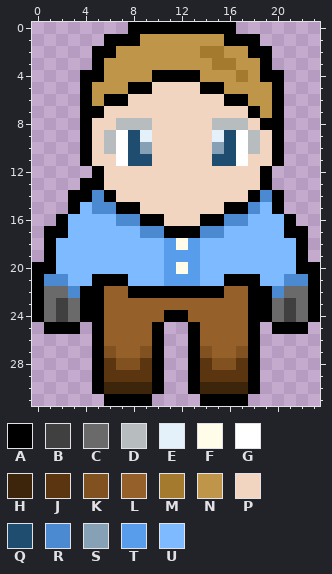
A pixel-art sprite gets an edit: assets/Character1.png. Above is the file before it was changed.
The file is 24x32 pixels.
Palette (. is transparent): A #000000  B #404040  C #6a6a6a  D #b7bcbf  E #e4f0fa  F #fffcea  G #ffffff  H #3d250c  J #5a350f  K #81511f  L #956029  M #a37a2e  N #bf9649  P #f1d5c1  Q #1f4d70  R #4b89d0  S #86a1b6  T #589dec  U #7ebaff
After:
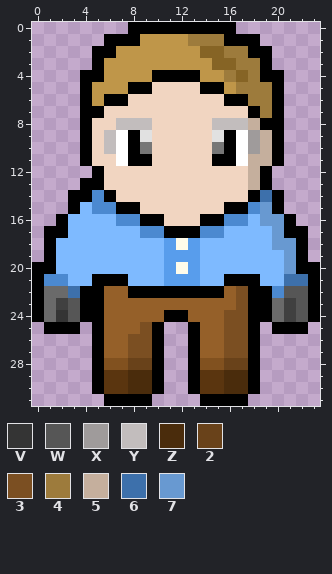
Colours new in this view: V #343434  W #565656  X #9f9b9b  Y #c2bdbd  Z #4a2c0c  2 #69421a  3 #7b4f22  4 #9d7b3c  5 #c5af9d  6 #3d70ab  7 #6899d1
The edit:
@@ palette @@
-E #e4f0fa
+E #e1e1e1
-M #a37a2e
+M #866425
-S #86a1b6
+S #767676
@@ x 0..23 @@
  0 ........AAAAAAAAA.......
- 1 ......AAANNNNNNNAAA.....
- 2 .....AANNNNNNNMMNNAA....
- 3 .....ANNNNNNNNNMMNNA....
- 4 ....AANNNNAAAANNNMNAA...
- 5 ....ANNNAAPPPPAANNNNA...
- 6 ....ANAAPPPPPPPPAANNA...
- 7 ....AAPPPPPPPPPPPPANA...
- 8 ....APPDDDPPPPPDDDPAA...
- 9 ....APDGQEPPPPPEQGDPA...
-10 ....APDGQSPPPPPSQGDPA...
-11 ....APPGQQPPPPPQQGPPA...
-12 .....APPPPPPPPPPPPPA....
-13 ....AAPPPPPPPPPPPPPA....
-14 ...AARAPPPPPPPPPPPARA...
-15 ...AURRAAPPPPPPPAARUA...
-16 ..AUUUURRAAPPPAARRUUUA..
-17 .AAUUUUUURRAAARRUUUUUAA.
-18 .AUUUUUUUUUTFTUUUUUUUUA.
-19 .AUUUUUUUUUTTTUUUUUUUUA.
-20 AAUUUUUUUUUTFTUUUUUUUUAA
-21 ARRUUAAAUUUTTTUUAAAUURRA
-22 ACCRAALLAAAAAAAALLAARCCA
-23 ACBCAALLLLLLLLLLLLAACBCA
-24 ACBCAALLLLLAALLLLLAACBCA
-25 .AAA.ALLLLA..ALLLLA.AAA.
-26 .....ALLLLA..ALLLLA.....
-27 .....AKLLKA..AKLLKA.....
-28 .....AJKKJA..AJKKJA.....
-29 .....AJJJJA..AJJJJA.....
-30 .....AHHHHA..AHHHHA.....
+ 1 ......AAANNNN444AAA.....
+ 2 .....AANNNNNNNMM44AA....
+ 3 .....ANNNNNNNNNMM44A....
+ 4 ....AANNNNAAAANN4M4AA...
+ 5 ....ANNNAAPPPPAAN444A...
+ 6 ....ANAAPPPPPPPPAA44A...
+ 7 ....AAPPPPPPPPPPPPA4A...
+ 8 ....APPYYYPPPPPYYY5AA...
+ 9 ....APYGAEPPPPPEAGX5A...
+10 ....APYGASPPPPPSAGX5A...
+11 ....APPGAAPPPPPAAG55A...
+12 .....APPPPPPPPPPPP5A....
+13 ....AAPPPPPPPPPPPP5A....
+14 ...AARAPPPPPPPPPPPA6A...
+15 ...AURRAAPPPPPPPAAR7A...
+16 ..AUUUURRAAPPPAARRU77A..
+17 .AAUUUUUURRAAARRUUUU7AA.
+18 .AUUUUUUUUUTFTUUUUUU77A.
+19 .AUUUUUUUUUTTTUUUUUUU7A.
+20 AAUUUUUUUUUTFTUUUUUUU7AA
+21 ARRUUAAAUUUTTTUUAAAUU66A
+22 ACC6AALLAAAAAAAAL3AARWWA
+23 ACBWAALLLLLLLLLLL3AACBWA
+24 ACVWAALLLLLAALLL33AACBWA
+25 .AAA.ALLL3A..ALL33A.AAA.
+26 .....ALL33A..ALL33A.....
+27 .....ALL33A..ALL33A.....
+28 .....AKK22A..AKK22A.....
+29 .....AJJZZA..AJJZZA.....
+30 .....AJJZZA..AJJZZA.....
 31 ......AAAA....AAAA......
Changed places in both pictures, as pixel boxes (x1, y1, x2, y2):
changed: (56, 34, 308, 394)
